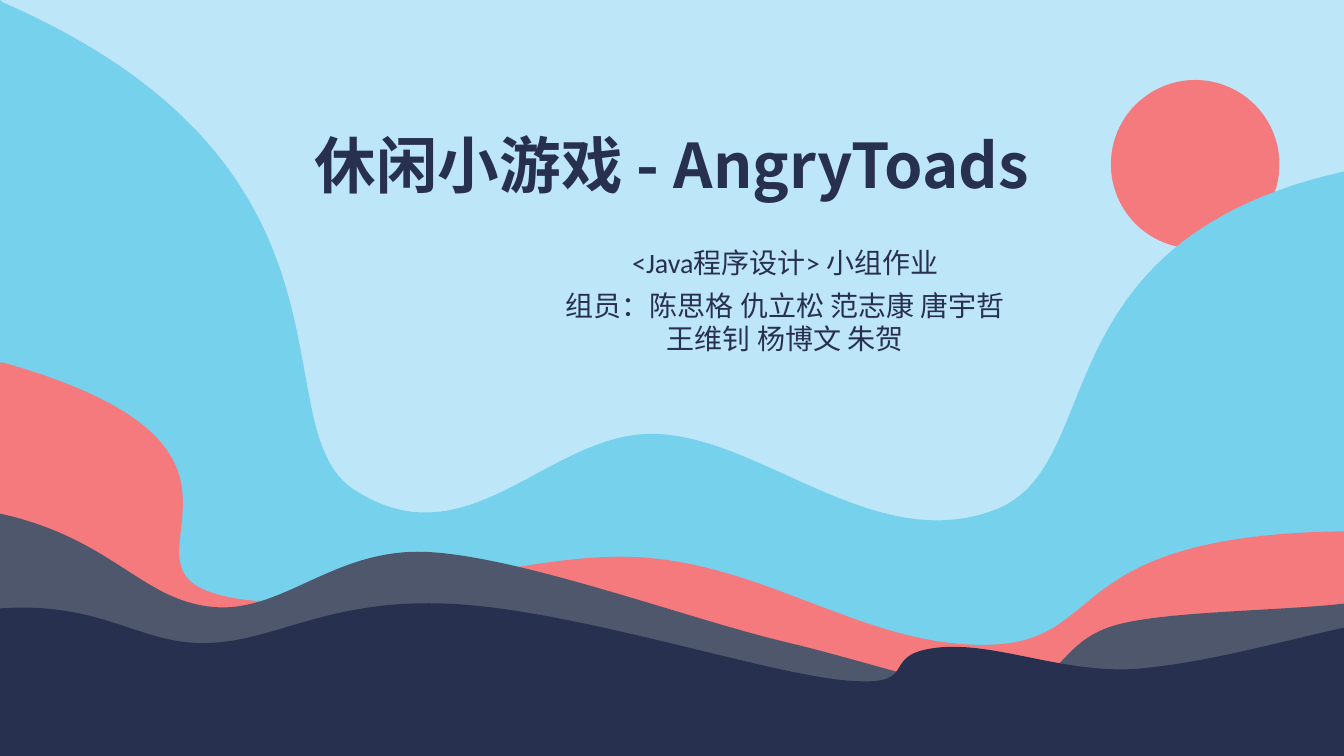
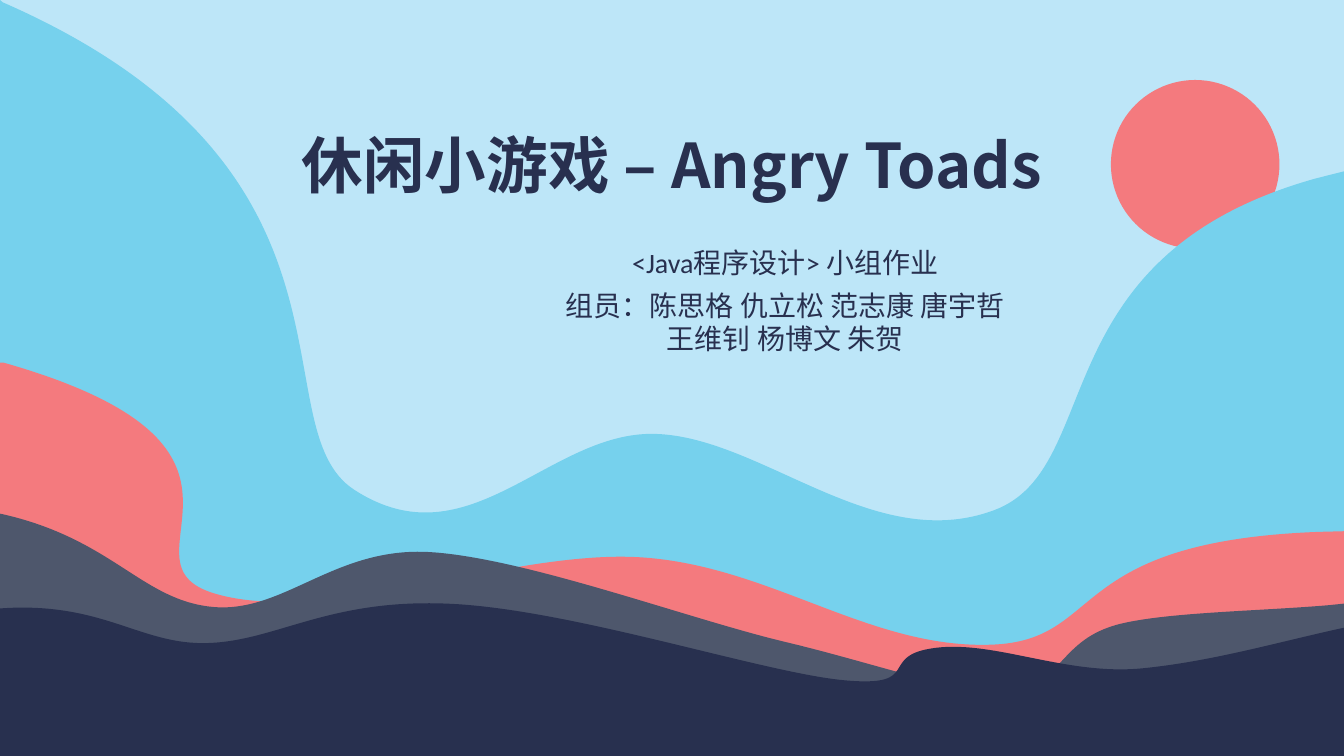
Before and after one commit to AngryToads/Angry-Toads, a slide deck: slide 1 of Angrytoads.pptx. Drawn at 1344x756 pixels with LibreOffice and Linux fonts; fonts in the diff are those of the drawing. Boxes give left, top, right and bottom in pixels: in the first picture for what was removed or moved away, otherwise in the second. Text is boxed around its words. In the diff, an @@ line names an element or a change of style, - is before the commit and + after.

```diff
--- a/Angrytoads.pptx
+++ b/Angrytoads.pptx
@@ text at (x1=302, y1=135, x2=1042, y2=203): text changed @@
-休闲小游戏 - AngryToads
+休闲小游戏 – Angry Toads
```
Also in this commit, not shown: 5 other slides changed, 1 slide added, 1 slide removed, 2 other files.
